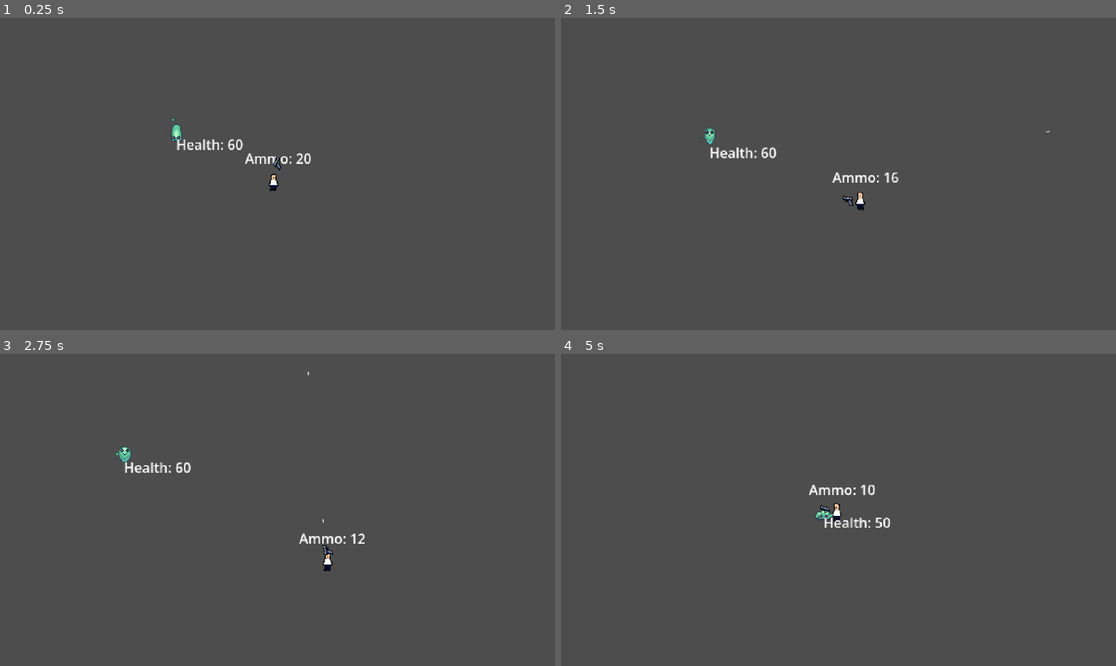
Above: before the commit, frames 1-4 (two rows, left to right).
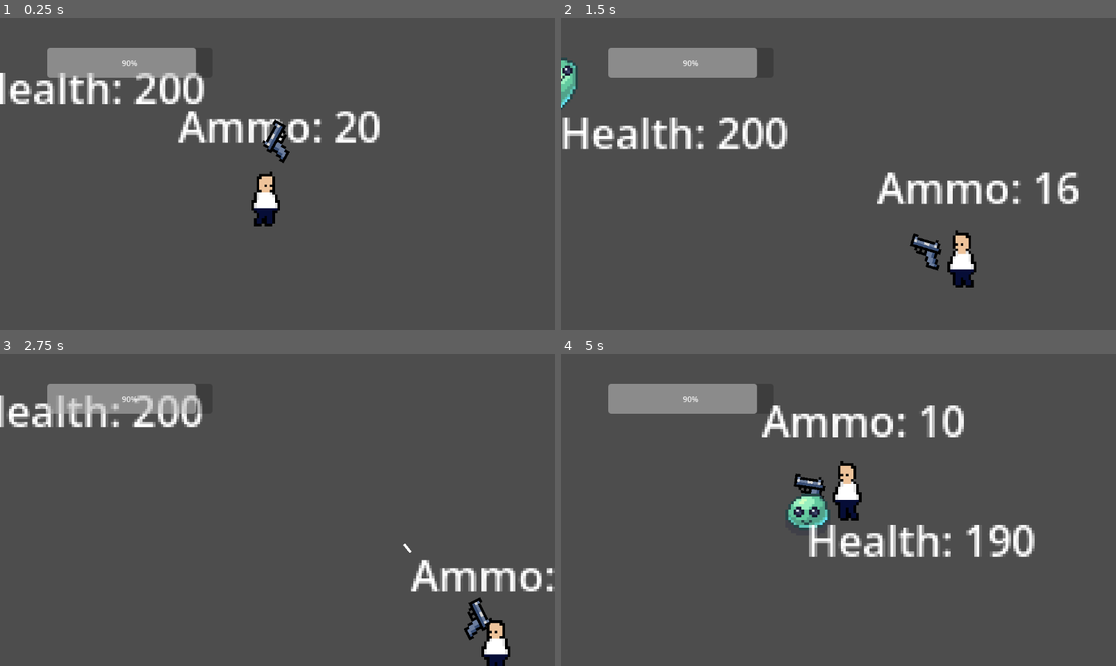
Above: after the commit, the same moments.

Repository: piedevfr/Top-Down-Shooter-Game
Game: Godot game, scene res://Scenes/test.tscn
The game is run twice, just before and just after one commit, with the same random seed, the same clock (stepped at 60 frames per second) and the same inputs. Before the commit the project has no main scene; this scene is started directly in both runs.
Inputs (mouse positions are in pixels of both pictures, inside the frame that each line leads up to):
- Up to frame 1 (0.25 s): no input
- Up to frame 2 (1.5 s): move the mouse to (960, 158) at 0.52 s; press the mouse at (960, 158) at 0.53 s; hold D (right) 0.53-1.28 s; move the mouse to (727, 189) at 1.27 s; release the mouse at (727, 189) at 1.28 s; hold S (down) from 1.28 s (still down); click (727, 189) at 1.35 s
- Up to frame 3 (2.75 s): move the mouse to (333, 441) at 2.02 s; release S (down) at 2.03 s; press the mouse at (333, 441) at 2.03 s; hold D (right) from 2.03 s (still down)
- Up to frame 4 (5 s): move the mouse to (810, 572) at 2.77 s; release D (right) at 2.78 s; release the mouse at (810, 572) at 2.78 s; hold W (up) 2.78-3.53 s; click (810, 572) at 2.85 s; move the mouse to (1005, 556) at 3.52 s; press the mouse at (1005, 556) at 3.53 s; hold A (left) from 3.53 s (still down); tap R (reload) at 4.15 s; move the mouse to (672, 463) at 4.27 s; release the mouse at (672, 463) at 4.28 s; click (672, 463) at 4.35 s

The runs differ from the first frame. In frame 1, 7.3% of the frame differs, in the area x 0-69%, y 9-67%; in frame 2, 8.2%, in the area x 0-94%, y 9-87%; in frame 3, 6.4%; in frame 4, 8.2%.

Commit message:
Last Sync: 2026-05-22 13:48 (Mobile)

Diff:
--- a/Scenes/Bullet/bullet.tscn
+++ b/Scenes/Bullet/bullet.tscn
@@ -1,8 +1,8 @@
 [gd_scene format=3 uid="uid://clcl54ehxdwii"]
 
-[ext_resource type="Script" uid="uid://bxuuqm0r7xd2b" path="res://Top-Down-Shooter-Game/Scripts/Bullet_Scripts/bullet.gd" id="1_qx8lh"]
-[ext_resource type="Texture2D" uid="uid://y4vtaoixsj24" path="res://Top-Down-Shooter-Game/Assets/Sprites/Demo_Sprites/Bullet.png" id="2_qx8lh"]
-[ext_resource type="Script" uid="uid://dgjuahvt21mt1" path="res://Top-Down-Shooter-Game/Scripts/Classes/Hitbox and Hurtbox/class_Hitbox.gd" id="3_qx8lh"]
+[ext_resource type="Script" uid="uid://bxuuqm0r7xd2b" path="res://Scripts/Bullet_Scripts/bullet.gd" id="1_qx8lh"]
+[ext_resource type="Texture2D" uid="uid://y4vtaoixsj24" path="res://Assets/Sprites/Demo_Sprites/Bullet.png" id="2_qx8lh"]
+[ext_resource type="Script" uid="uid://dgjuahvt21mt1" path="res://Scripts/Classes/Hitbox and Hurtbox/class_Hitbox.gd" id="3_qx8lh"]
 
 [sub_resource type="RectangleShape2D" id="RectangleShape2D_qx8lh"]
 size = Vector2(4.8970675, 1.8094252)
@@ -16,6 +16,8 @@
 [node name="VisibleOnScreenNotifier2D" type="VisibleOnScreenNotifier2D" parent="." unique_id=850625078]
 
 [node name="Hitbox" type="Area2D" parent="." unique_id=1205668408]
+collision_priority = 2.0
+input_pickable = false
 script = ExtResource("3_qx8lh")
 metadata/_custom_type_script = "uid://dgjuahvt21mt1"
 
--- a/Scenes/Enemies/Entity.tscn
+++ b/Scenes/Enemies/Entity.tscn
@@ -1,8 +1,8 @@
 [gd_scene format=3 uid="uid://ckyahypl4cl12"]
 
-[ext_resource type="Script" uid="uid://qjq5idjffqvn" path="res://Top-Down-Shooter-Game/Scripts/Enemy_Scripts/Entity/Entity.gd" id="1_qjqld"]
-[ext_resource type="Texture2D" uid="uid://cc7wat15by0dh" path="res://Top-Down-Shooter-Game/Assets/icon.svg" id="2_ebik4"]
-[ext_resource type="Script" uid="uid://4ojgiysgg2cu" path="res://Top-Down-Shooter-Game/Scripts/Classes/Hitbox and Hurtbox/class_Hurtbox.gd" id="3_xrcks"]
+[ext_resource type="Script" uid="uid://qjq5idjffqvn" path="res://Scripts/Enemy_Scripts/Entity/Entity.gd" id="1_qjqld"]
+[ext_resource type="Texture2D" uid="uid://cc7wat15by0dh" path="res://Assets/icon.svg" id="2_ebik4"]
+[ext_resource type="Script" uid="uid://4ojgiysgg2cu" path="res://Scripts/Classes/Hitbox and Hurtbox/class_playerHurtbox.gd" id="3_xrcks"]
 
 [sub_resource type="CircleShape2D" id="CircleShape2D_xrcks"]
 radius = 18.681541
--- a/Scenes/Enemies/Zombie/zombie.tscn
+++ b/Scenes/Enemies/Zombie/zombie.tscn
@@ -4,8 +4,7 @@
 [ext_resource type="Texture2D" uid="uid://dyv305ttl4fee" path="res://Assets/Sprites/Demo_Sprites/Slime1_Attack_with_shadow.png" id="2_nvpn5"]
 [ext_resource type="Texture2D" uid="uid://daawoja4nvmil" path="res://Assets/Sprites/Demo_Sprites/Slime1_Death_with_shadow.png" id="2_ovjh8"]
 [ext_resource type="Texture2D" uid="uid://br0xp12w0jft8" path="res://Assets/Sprites/Demo_Sprites/Slime1_Run_body.png" id="2_q6bce"]
-[ext_resource type="Script" uid="uid://4ojgiysgg2cu" path="res://Scripts/Classes/Hitbox and Hurtbox/class_Hurtbox.gd" id="3_mab5i"]
-[ext_resource type="Script" uid="uid://dgjuahvt21mt1" path="res://Scripts/Classes/Hitbox and Hurtbox/class_Hitbox.gd" id="5_g82a4"]
+[ext_resource type="Script" uid="uid://qdti2fw64p42" path="res://Scripts/Classes/Hitbox and Hurtbox/class_enemyHurtbox.gd" id="6_nvpn5"]
 
 [sub_resource type="CircleShape2D" id="CircleShape2D_q6bce"]
 
@@ -229,7 +228,8 @@
 [node name="Zombie" type="CharacterBody2D" unique_id=427439122]
 script = ExtResource("1_fh8nd")
 show_health = true
-Speed = 42
+Speed = 58
+health = 200
 
 [node name="CollisionShape2D - main" type="CollisionShape2D" parent="." unique_id=574377772]
 shape = SubResource("CircleShape2D_q6bce")
@@ -242,20 +242,12 @@
 offset_right = 40.0
 offset_bottom = 23.0
 
-[node name="Hurtbox" type="Area2D" parent="." unique_id=1718078460]
-script = ExtResource("3_mab5i")
-metadata/_custom_type_script = "uid://4ojgiysgg2cu"
-
-[node name="CollisionShape2D - hurt" type="CollisionShape2D" parent="Hurtbox" unique_id=1439205153]
-shape = SubResource("CircleShape2D_q6bce")
-
-[node name="Hitbox" type="Area2D" parent="." unique_id=1294481175]
-script = ExtResource("5_g82a4")
-damage_amount = 40
-free_on_collision = false
-metadata/_custom_type_script = "uid://dgjuahvt21mt1"
-
-[node name="CollisionShape2D - hit" type="CollisionShape2D" parent="Hitbox" unique_id=748321864]
+[node name="Hurtbox" type="Area2D" parent="." unique_id=1558362178]
+collision_priority = 2.0
+script = ExtResource("6_nvpn5")
+metadata/_custom_type_script = "uid://qdti2fw64p42"
+
+[node name="CollisionShape2D - hit" type="CollisionShape2D" parent="Hurtbox" unique_id=748321864]
 shape = SubResource("CircleShape2D_q6bce")
 
 [connection signal="body_entered" from="Hurtbox" to="." method="_on_hurtbox_body_entered"]
--- a/Scenes/Player/player.tscn
+++ b/Scenes/Player/player.tscn
@@ -5,7 +5,7 @@
 [ext_resource type="PackedScene" uid="uid://31mm4b46mp6t" path="res://Scenes/Guns/gun.tscn" id="3_4weey"]
 [ext_resource type="Script" uid="uid://dxl4jwkavfvm7" path="res://Scripts/camera.gd" id="4_4weey"]
 [ext_resource type="PackedScene" uid="uid://d1pmo415pxc0a" path="res://Scenes/UI/joystick.tscn" id="5_htcer"]
-[ext_resource type="Script" uid="uid://4ojgiysgg2cu" path="res://Scripts/Classes/Hitbox and Hurtbox/class_Hurtbox.gd" id="6_dd0ac"]
+[ext_resource type="Script" uid="uid://4ojgiysgg2cu" path="res://Scripts/Classes/Hitbox and Hurtbox/class_playerHurtbox.gd" id="6_dd0ac"]
 
 [sub_resource type="CapsuleShape2D" id="CapsuleShape2D_4weey"]
 radius = 6.0
@@ -91,18 +91,27 @@
 
 [node name="Camera2D" type="Camera2D" parent="." unique_id=2022505559]
 position = Vector2(5, -9)
-zoom = Vector2(1.775, 1.775)
+zoom = Vector2(5.432, 5.432)
 position_smoothing_enabled = true
 position_smoothing_speed = 2.0
 script = ExtResource("4_4weey")
 
-[node name="CanvasLayer" type="CanvasLayer" parent="." unique_id=914990857]
+[node name="test_UI" type="CanvasLayer" parent="." unique_id=914990857]
+layer = 2
 
-[node name="Joystick" parent="CanvasLayer" unique_id=183930265 instance=ExtResource("5_htcer")]
+[node name="Joystick" parent="test_UI" unique_id=183930265 instance=ExtResource("5_htcer")]
 position = Vector2(411.00003, 488.00003)
 scale = Vector2(7.442, 7.442)
 
-[node name="Hurtbox" type="Area2D" parent="." unique_id=769818239]
+[node name="health_UI" type="ProgressBar" parent="test_UI" unique_id=1237975199]
+offset_left = 98.0
+offset_top = 62.0
+offset_right = 441.0
+offset_bottom = 124.0
+size_flags_horizontal = 0
+
+[node name="Hurtbox" type="Area2D" parent="." unique_id=1883024759]
+collision_priority = 2.0
 script = ExtResource("6_dd0ac")
 metadata/_custom_type_script = "uid://4ojgiysgg2cu"
 
--- a/Scenes/test.tscn
+++ b/Scenes/test.tscn
@@ -2,6 +2,7 @@
 
 [ext_resource type="PackedScene" uid="uid://c45pt5gb26u5q" path="res://Scenes/Player/player.tscn" id="1_f4unn"]
 [ext_resource type="PackedScene" uid="uid://tecpep44lmjl" path="res://Scenes/Enemies/Zombie/zombie.tscn" id="2_jaepq"]
+[ext_resource type="PackedScene" uid="uid://clcl54ehxdwii" path="res://Scenes/Bullet/bullet.tscn" id="3_qc4db"]
 
 [node name="Node2D" type="Node2D" unique_id=1233500055]
 
@@ -11,3 +12,7 @@
 
 [node name="Zombie" parent="." unique_id=427439122 instance=ExtResource("2_jaepq")]
 position = Vector2(5, 2)
+
+[node name="Bullet" parent="." unique_id=43902502 instance=ExtResource("3_qc4db")]
+position = Vector2(170.00002, 57)
+rotation = -3.1660273
--- a/Scripts/Classes/Hitbox and Hurtbox/class_Hitbox.gd
+++ b/Scripts/Classes/Hitbox and Hurtbox/class_Hitbox.gd
@@ -1,13 +1,8 @@
 extends Area2D
 class_name Hitbox
 
-@export var damage_amount : int = 10:
-	set(value):
-		damage_amount = value
-		update_configuration_warnings()
-
+@export var damage_amount : int = 10
 @export var free_on_collision : bool = true
-var parent_hurtbox : Hurtbox
 
 signal hitbox_collided(body : Node2D) #provides the body collided with.(body : Node2D)
 
@@ -15,27 +10,9 @@
 	area_entered.connect(_on_area_entered)
 	if free_on_collision == true:
 		hitbox_collided.connect(_on_hitbox_collided)
-	parent_hurtbox = get_parent_hurtbox()
-
 
 func _on_area_entered(body : Node2D):
 	hitbox_collided.emit(body)
 
 func _on_hitbox_collided(_body : Node2D):
-	var parent = get_parent()
-	parent.queue_free()
-
-func get_parent_hurtbox():
-	for child in get_parent().get_children():
-		if child is Hurtbox:
-			return child
-		else:
-			return null
-
-func _get_configuration_warnings() -> PackedStringArray:
-	if parent_hurtbox:
-		return ["If the parent has hurtbox,
-				damage_amount must be 0,
-			or else the parent will take damage if it has a damage script"]
-	else:
-		return []
+	get_parent().queue_free()
--- a/Scripts/Classes/Hitbox and Hurtbox/class_Hurtbox.gd
+++ b/Scripts/Classes/Hitbox and Hurtbox/class_Hurtbox.gd
@@ -1,22 +1,2 @@
 extends Area2D
 class_name Hurtbox
-
-var parent
-
-signal hurtbox_entered(body : Hitbox, damage_amount : int) #supplies "hitbox: Hitbox" as an argument
-signal hurtbox_exited(body : Hitbox, damage_amount : int) #supplies "hitbox: Hitbox" as an argument
-
-func _ready() -> void:
-	area_entered.connect(_on_area_entered)
-	area_exited.connect(_on_area_exited)
-
-func _on_area_entered(body : Node2D):
-	if body is Hitbox:
-		if !is_ancestor_of(body):
-			hurtbox_entered.emit(body, body.damage_amount)
-
-func _on_area_exited(body : Node2D):
-	if body is Hitbox:
-		if body.owner != owner:
-			hurtbox_exited.emit(body, body.damage_amount)
-			print(owner, body.owner)
--- /dev/null
+++ b/Scripts/Classes/Hitbox and Hurtbox/class_enemyHurtbox.gd
@@ -0,0 +1,22 @@
+extends Hurtbox
+class_name Enemy_Hurtbox
+
+signal hurtbox_entered(body : Hitbox, damage_amount : int) # supplies "hitbox: Hitbox" as an argument
+signal hurtbox_exited(body : Hitbox, damage_amount : int) # supplies "hitbox: Hitbox" as an argument
+
+
+func _ready() -> void:
+	area_entered.connect(_on_area_entered)
+	area_exited.connect(_on_area_exited)
+
+
+func _on_area_entered(body : Node2D):
+	if body is Hitbox:
+		#if body.get_parent() is not Entity:
+		hurtbox_entered.emit(body, body.damage_amount)
+
+
+func _on_area_exited(body : Node2D):
+	if body is Hitbox:
+		#if body.get_parent() is not Entity:
+		hurtbox_exited.emit(body, body.damage_amount)
--- /dev/null
+++ b/Scripts/Classes/Hitbox and Hurtbox/class_playerHurtbox.gd
@@ -0,0 +1,23 @@
+extends Hurtbox
+class_name Player_Hurtbox
+
+var parent
+
+signal hurtbox_entered(body : Hitbox, damage_amount : int) #supplies "hitbox: Hitbox" as an argument
+signal hurtbox_exited(body : Hitbox, damage_amount : int) #supplies "hitbox: Hitbox" as an argument
+
+func _ready() -> void:
+	area_entered.connect(_on_area_entered)
+	area_exited.connect(_on_area_exited)
+
+
+func _on_area_entered(body : Node2D):
+	if body is Hitbox:
+		if body.get_parent() is not Player:
+			hurtbox_entered.emit(body, body.damage_amount)
+			print("hitbox detected")
+
+func _on_area_exited(body : Node2D):
+	if body is Hitbox:
+		if body.get_parent() is not Player:
+			hurtbox_exited.emit(body, body.damage_amount)
--- a/Scripts/Classes/State.gd
+++ /dev/null
@@ -1,16 +0,0 @@
-extends Node
-class_name State
-
-signal transition
-
-func enter():
-	pass
-
-func update(delta : float):
-	pass
-
-func physics_update(delta : float):
-	pass
-
-func exit():
-	pass
--- a/Scripts/Classes/State_Machine.gd
+++ /dev/null
@@ -1,33 +0,0 @@
-extends Node
-class_name State_Machine
-
-var current_state : State
-var states : Dictionary = {}
-
-func _ready() -> void:
-	for child in get_children():
-		if child is State:
-			states[child.name] = child
-			child.transition.connect(on_transition)
-
-func _process(delta: float) -> void:
-	if current_state:
-		current_state.update(delta)
-
-func _physics_process(delta: float) -> void:
-	if current_state:
-		current_state.physics_update(delta)
-
-func on_transition(state, new_state_name):
-	if state != current_state:
-		return
-
-	var new_state = states.get(new_state_name)
-	if !new_state:
-		return
-
-	if current_state:
-		current_state.exit()
-
-	new_state.enter()
-	current_state = new_state
--- a/Scripts/Enemy_Scripts/Entity/Entity.gd
+++ b/Scripts/Enemy_Scripts/Entity/Entity.gd
@@ -2,23 +2,16 @@
 class_name Entity
 
 
-@onready var hurtbox : Hurtbox
+@onready var hurtbox : Enemy_Hurtbox
 @onready var health_label : Label = $Health
 @onready var player : Player
 
 @export var takes_damage : bool =  true
 @export var show_health : bool
 @export var Speed = 20
-@export var health : int = 100
+@export var health : int = clamp(100, 0, 100)
 
 
-func _ready() -> void:
-	player = get_tree().get_first_node_in_group("Player")
-	for child in get_children():
-		if child is Hurtbox:
-			hurtbox = child
-			hurtbox.hurtbox_entered.connect(_on_hurtbox_entered)
-			break
 
 func _process(_delta: float) -> void:
 	if show_health == true:
@@ -38,7 +31,16 @@
 
 func _on_hurtbox_entered(hitbox : Hitbox, damage : int):
 	if takes_damage == true:
-		health -= damage
+		if hitbox.get_parent() is not Entity:
+			health -= damage
 
 func die():
 	pass
+
+func initialize_entity() -> void:
+	player = get_tree().get_first_node_in_group("Player")
+	for child in get_children():
+		if child is Enemy_Hurtbox:
+			hurtbox = child
+			hurtbox.hurtbox_entered.connect(_on_hurtbox_entered)
+			break
--- a/Scripts/Enemy_Scripts/Zombie/zombie.gd
+++ b/Scripts/Enemy_Scripts/Zombie/zombie.gd
@@ -1,45 +1,97 @@
 extends Entity
 
 @onready var animated_sprite: AnimatedSprite2D = $AnimatedSprite2D
-@onready var hitbox: Hitbox = $Hitbox
+@onready var attack_cooldown : Timer = Timer.new()
+#@onready var hitbox: Hitbox = $Hitbox
 
-var state : String = "follow"
+enum STATE{
+	ATTACK,
+	FOLLOW,
+	DEAD
+}
+
+var state : STATE
 var touching_player : bool
+var can_attack : bool = true
+var alive: bool = true
+
+
+func _ready() -> void:
+	initialize_entity()
+	attack_cooldown.timeout.connect(on_attack_cooldown_timeout)
+	add_child(attack_cooldown)
+
 
 func _physics_process(delta: float) -> void:
-	print(state)
+	#print(animated_sprite.sprite_frames.get_animation_speed("Attack") / animated_sprite.sprite_frames.get_frame_count("Attack"))
+	#print(animated_sprite.frame)
+	#print(can_attack)
 	if touching_player == true:
-		state = "attack"
+		state = STATE.ATTACK
+	elif alive:
+		state = STATE.FOLLOW
 
-	if state == "follow":
-		follow(delta)
-	if state == "death":
-		if animated_sprite.frame == 10:
-			queue_free()
-	if state == "attack":
-		animated_sprite.play("Attack")
-		if animated_sprite.frame == 4:
-			attack()
-		elif animated_sprite.frame == 9:
-			state = "follow"
+	match state:
+		STATE.FOLLOW:
+			follow(delta)
+		STATE.DEAD:
+			alive = false
+			if animated_sprite.frame == 10:
+				queue_free()
+		STATE.ATTACK:
+			if alive == true:
+				if animated_sprite.animation != "Attack":
+					animated_sprite.play("Attack")
+				print(animated_sprite.animation, animated_sprite.frame)
+				if animated_sprite.frame == 4:
+					attack()
+				elif animated_sprite.frame == 9 and touching_player == false:
+					state = STATE.FOLLOW
+
 
 func follow(delta : float):
 	move_to_player(delta)
 	animated_sprite.play("Run")
 
+
 func die():
-	state = "death"
+	state = STATE.DEAD
 	takes_damage = false
 	show_health = false
+	alive = false
 	animated_sprite.play("Die")
 
 func _on_hurtbox_body_entered(body: Node2D) -> void:
-	if body is Player:
+	if body == player:
 		touching_player = true
 
+
 func _on_hurtbox_body_exited(body: Node2D) -> void:
-	if body is Player:
+	if body == player:
 		touching_player = false
 
+
 func attack():
-	print
+	var animation = "Attack"
+	for child in get_children():
+		if child is Hitbox:
+			child.queue_free()
+	if can_attack == true:
+		var weapon = Hitbox.new()
+		weapon.damage_amount = 10 / 2
+		weapon.free_on_collision = false
+		var collision
+		for child in get_children():
+			if child is CollisionShape2D:
+				collision = child.duplicate()
+				break
+		add_child(weapon)
+		weapon.add_child(collision)
+		can_attack = false
+		attack_cooldown.start((animated_sprite.sprite_frames.get_animation_speed(animation) / animated_sprite.sprite_frames.get_frame_count(animation))/2)
+		#weapon.queue_free()
+		#collision.queue_free()
+
+
+func on_attack_cooldown_timeout():
+	can_attack = true
--- a/Scripts/Player_Scripts/player.gd
+++ b/Scripts/Player_Scripts/player.gd
@@ -2,21 +2,23 @@
 extends CharacterBody2D
 
 @onready var ammo: Label = $Ammo
+@onready var health_label: ProgressBar = $"test_UI/health_UI"
 @onready var animated_sprite: AnimatedSprite2D = $AnimatedSprite2D
-@onready var joystick = $CanvasLayer/Joystick
+@onready var joystick = $"test_UI/Joystick"
 
 @export var show_ammo : bool
 @export var mobile : bool
 @export var gun : Node2D
-@export var health : int = 100
+@export var health : int = clamp(100, 0, 100)
 
 var speed = 150.0
 var direction
 
 func _ready() -> void:
-	pass
+	joystick.visible = true
 
 func _physics_process(_delta: float) -> void:
+	#print(health)
 	if mobile == false:
 		direction = Input.get_vector("left", "right", "up", "down")
 		joystick.visible = false
@@ -34,6 +36,8 @@
 	if health <= 0:
 		die()
 
+	health_label.value = health
+
 	rotate_sprite()
 	move_and_slide()
 
@@ -48,4 +52,5 @@
 	queue_free()
 
 func _on_hurtbox_entered(body: Hitbox, damage_amount: int) -> void:
+	print("taking damage")
 	health -= damage_amount
--- a/project.godot
+++ b/project.godot
@@ -12,6 +12,7 @@
 
 config/name="Top Down Shooter"
 config/tags=PackedStringArray("2d", "collaboration")
+run/main_scene="uid://da85e1la2v8j0"
 config/features=PackedStringArray("4.6", "Forward Plus")
 config/icon="res://Top-Down-Shooter-Game/Assets/icon.svg"
 
@@ -82,6 +83,11 @@
 ]
 }
 
+[layer_names]
+
+2d_physics/layer_1="movement"
+2d_physics/layer_2="damage"
+
 [physics]
 
 3d/physics_engine="Jolt Physics"
Not shown: 1 places in Scenes/Player/player.tscn that only renumber resources
Not shown, changed: Scripts/Classes/Hitbox and Hurtbox/class_Hurtbox.gd.uid
Not shown, added: Scripts/Classes/Hitbox and Hurtbox/class_enemyHurtbox.gd.uid
Not shown, added: Scripts/Classes/Hitbox and Hurtbox/class_playerHurtbox.gd.uid
Not shown, removed: Scripts/Classes/State.gd.uid
Not shown, removed: Scripts/Classes/State_Machine.gd.uid
Not shown, added: export_presets.cfg
